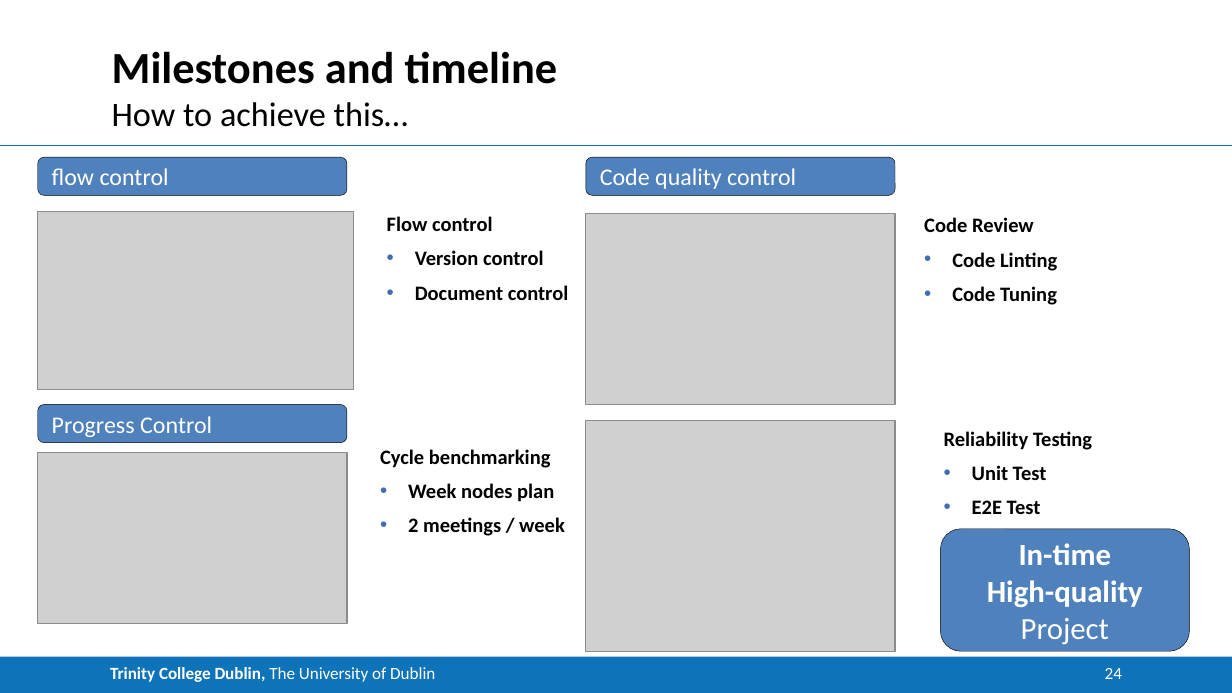
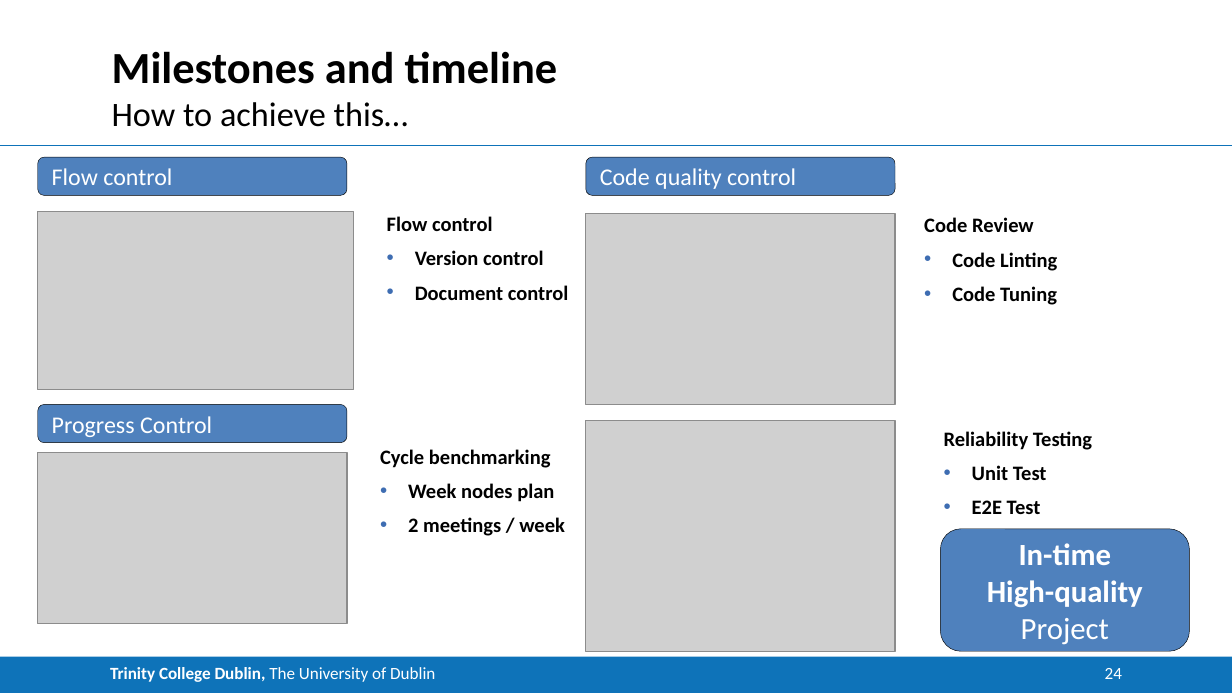
Before and after one commit to CNStanLee/CM_Matting, a slide deck: slide 24 of 005Submisson/001ProjPlanPresentation/ProjectPlanPresentation.pptx. Drawn at 1232x693 pixels with LibreOffice and Linux fonts; fonts in the diff are those of the drawing; grey boxes stand for pictures. Boxes give left, top, right and bottom in pixels: in the first picture for what was removed or moved away, otherwise in the second. Text is boxed around its words. In the diff, an @@ line names an element or a change of style, - is before the commit and + after.

```diff
--- a/005Submisson/001ProjPlanPresentation/ProjectPlanPresentation.pptx
+++ b/005Submisson/001ProjPlanPresentation/ProjectPlanPresentation.pptx
@@ text in rounded rectangle at (52,168,172,185): text changed @@
-flow control
+Flow control
```
Also in this commit, not shown: 2 other slides changed, 1 other file.
